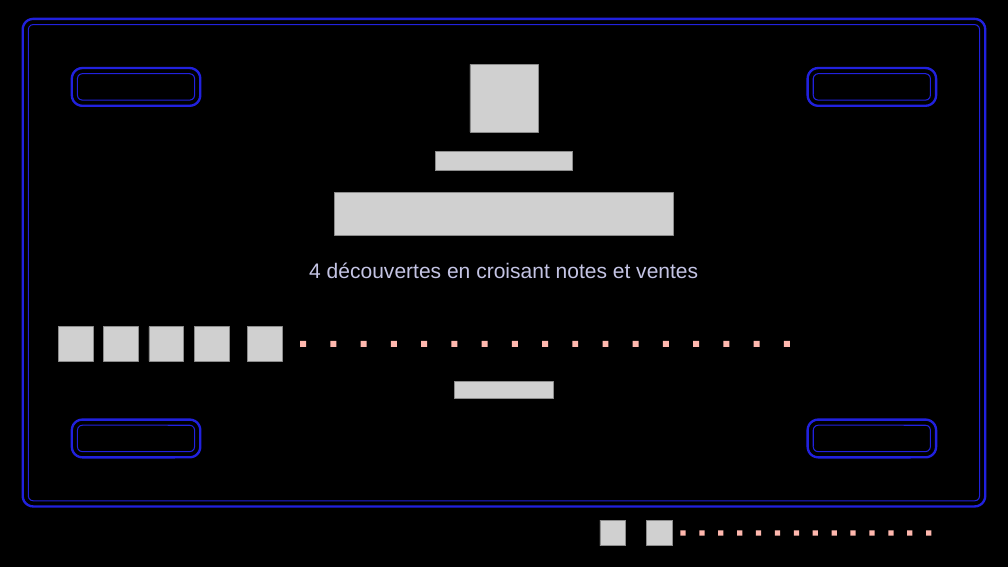
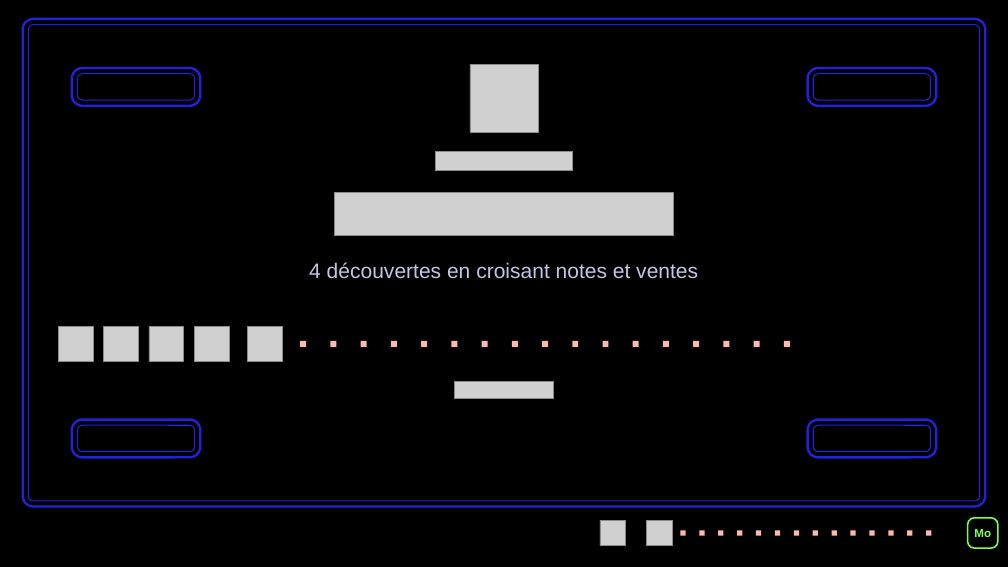
Before and after one commit to BOUADEIKHEIREDDINE/vgsales-data-wrangling, a slide deck: slide 27 of presentation/presentation_complete.pptx. Drawn at 1008x567 pixels with LibreOffice and Linux fonts; fonts in the diff are those of the drawing; grey boxes stand for pictures; background and template pictures are left out. Boxes give left, top, right and bottom in pixels: in the first picture for what was removed or moved away, otherwise in the second. Text is boxed around its words. In the diff, an @@ line names an element or a change of style, - is before the commit and + after.

```diff
--- a/presentation/presentation_complete.pptx
+++ b/presentation/presentation_complete.pptx
@@ rounded rectangle added at (968, 518, 998, 548), fill #000000, outline #7CFF4F 1.5 pt, 11 pt, text #7CFF4F, bold @@
+Mo
```
Also in this commit, not shown: 36 other slides changed, 1 other file.
